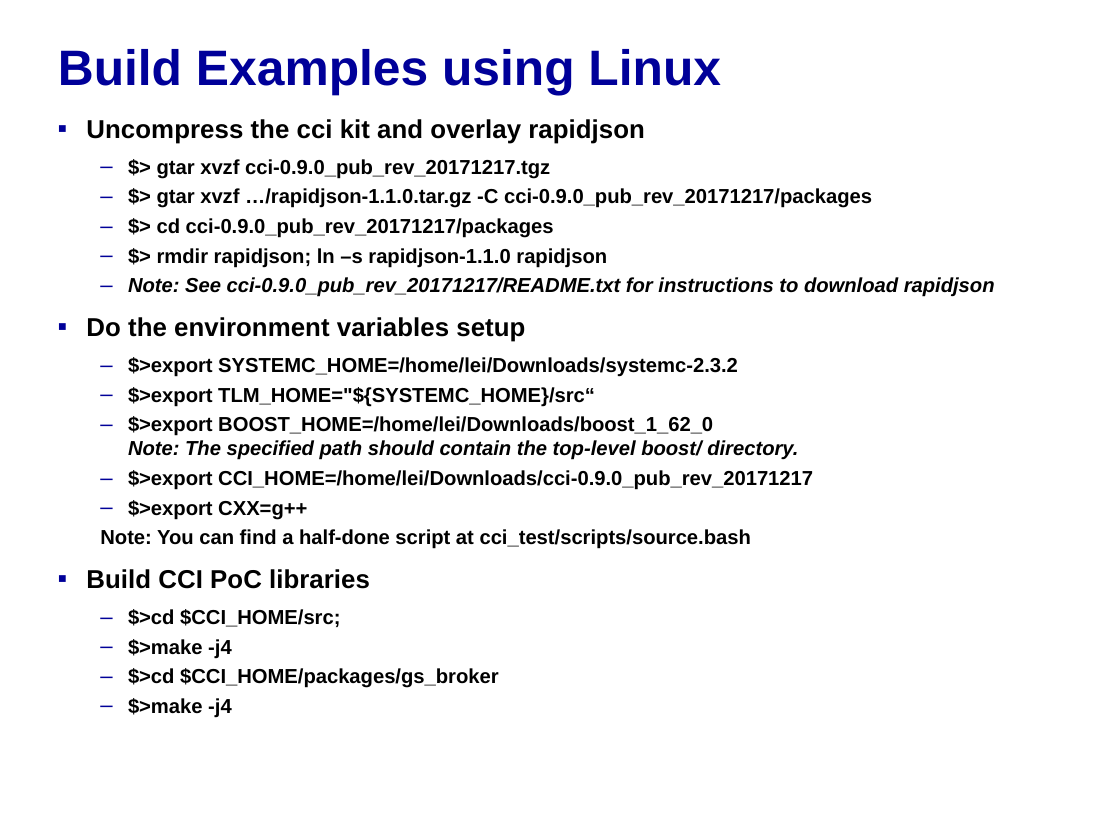
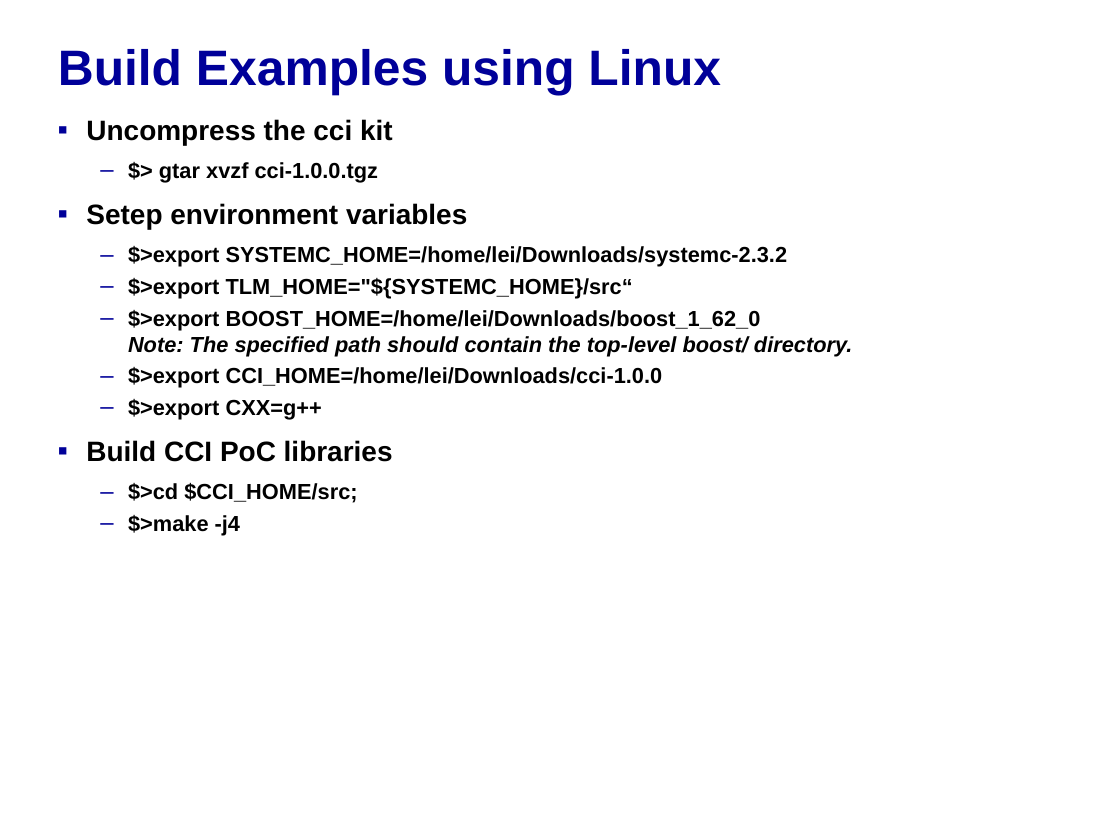
Before and after one commit to accellera-official/cci, a slide deck: slide 3 of examples/Compile_and_Run_CCI_Examples.ppt. Drawn at 1120x840 pixels with LibreOffice and Linux fonts; fonts in the diff are those of the drawing; background and template pictures are left out. Boxes give left, top, right and bottom in pixels: in the first picture for what was removed or moved away, otherwise in the second. Text is boxed around its words. In the diff, an @@ line names an element or a change of style, - is before the commit and + after.

Commit message:
Update READMEs for the 1.0 release.

```diff
--- a/examples/Compile_and_Run_CCI_Examples.ppt
+++ b/examples/Compile_and_Run_CCI_Examples.ppt
@@ text at box(86, 119, 467, 229): text changed; size 12.9 to 18 pt @@
-▪ Uncompress the cci kit and overlay rapidjson
-  – $> gtar xvzf cci-0.9.0_pub_rev_20171217.tgz
-  – $> gtar xvzf …/rapidjson-1.1.0.tar.gz -C cci-0.9.0_pub_rev_20171217/packages
-  – $> cd cci-0.9.0_pub_rev_20171217/packages
-  – $> rmdir rapidjson; ln –s rapidjson-1.1.0 rapidjson
-  – Note: See cci-0.9.0_pub_rev_20171217/README.txt for instructions to download rapidjson
-▪ Do the environment variables setup
+▪ Uncompress the cci kit
+  – $> gtar xvzf cci-1.0.0.tgz
+▪ Setep environment variables
@@ text at box(86, 246, 853, 536): size 12.9 to 14 pt in "$>export SYSTEMC_HOME=/home/lei/Downloads/systemc-2.3.2", "$>export TLM_HOME="${SYSTEMC_HOME}/src“", "$>export BOOST_HOME=/home/lei/Downloads/boost_1_62_0 Note: T ...", "$>export CXX=g++" and 2 more places; size 16.6 to 18 pt in "Build CCI PoC libraries" @@
@@ text at box(128, 367, 663, 388): text changed; size 12.9 to 14 pt @@
-  – $>export CCI_HOME=/home/lei/Downloads/cci-0.9.0_pub_rev_20171217
+  – $>export CCI_HOME=/home/lei/Downloads/cci-1.0.0
@@ text at box(100, 529, 751, 549): paragraph removed @@
-  Note: You can find a half-done script at cci_test/scripts/source.bash
@@ text at box(128, 668, 499, 718): paragraphs removed @@
-  – $>cd $CCI_HOME/packages/gs_broker
-  – $>make -j4
```
Also in this commit, not shown: 3 other slides changed, 4 other files.
